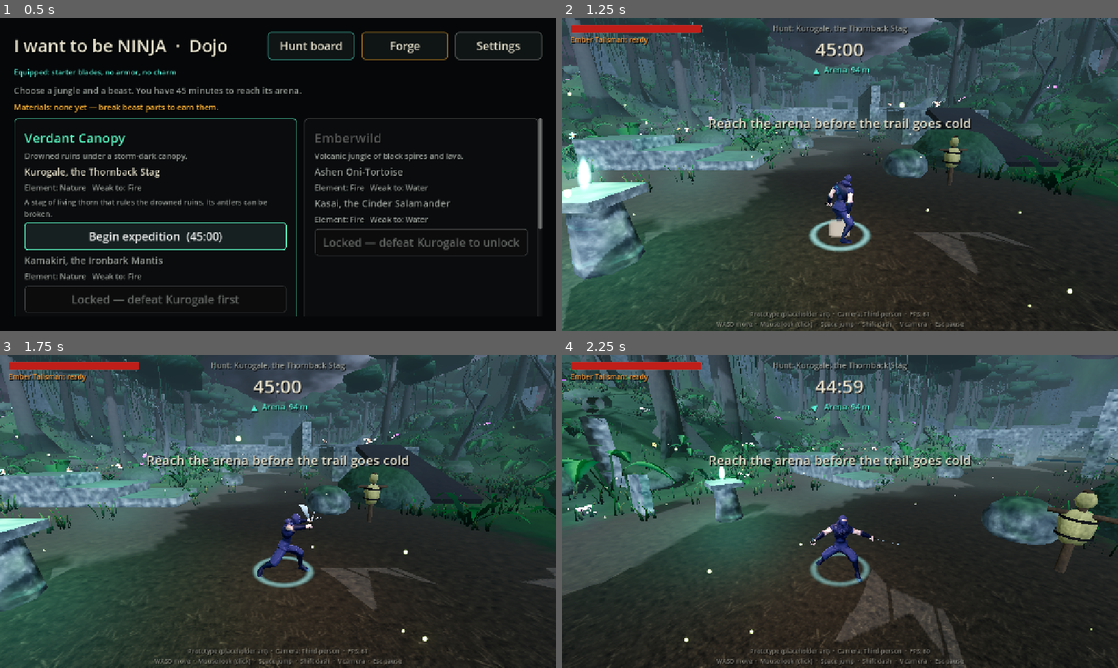
Above: before the commit, frames 1-4 (two rows, left to right).
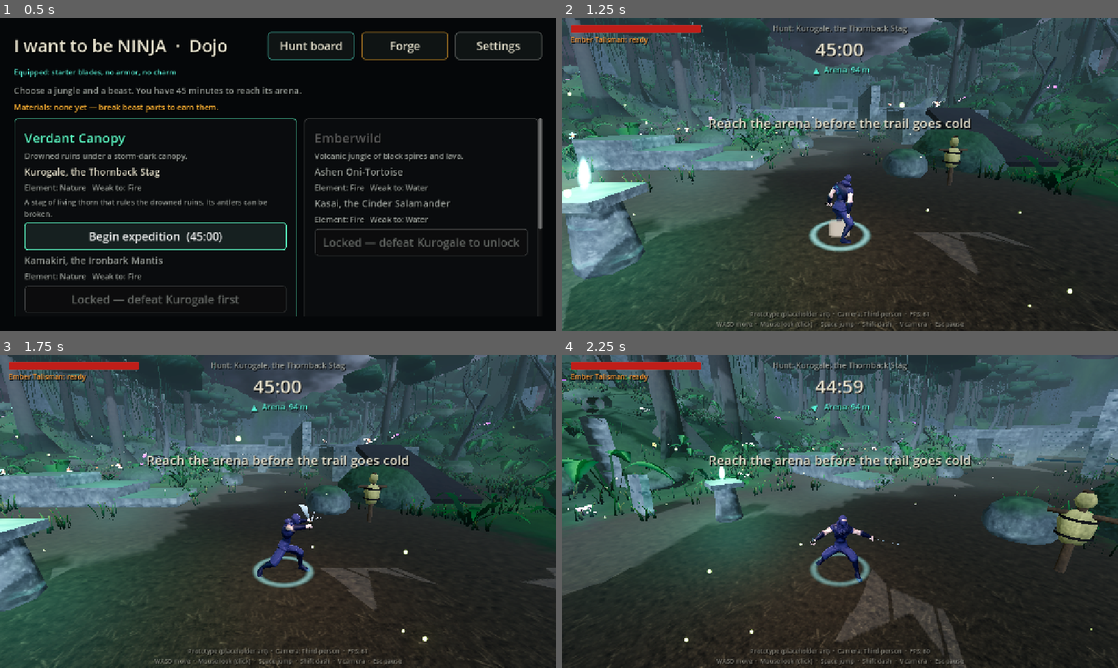
Above: after the commit, the same moments.

Repository: sk33b33/I-Want-To-Be-NINJA-
Game: Godot game, scene res://scenes/ui/hunt_board.tscn
The game is run twice, just before and just after one commit, with the same random seed, the same clock (stepped at 60 frames per second) and the same inputs.
Inputs (mouse positions are in pixels of both pictures, inside the frame that each line leads up to):
- Up to frame 1 (0.5 s): no input
- Up to frame 2 (1.25 s): click "Begin expedition (45:00)" at 0.5 s
- Up to frame 3 (1.75 s): tap Enter at 1.25 s; move the mouse to (400, 495) at 1.27 s; hold D (move_right) from 1.28 s (still down); hold Right mouse button (attack_heavy) from 1.28 s (still down); click (400, 495) at 1.42 s; tap Space (jump) at 1.52 s
- Up to frame 4 (2.25 s): tap Space (jump) at 1.82 s; move the mouse to (812, 511) at 2.02 s; release D (move_right) at 2.03 s; release Right mouse button (attack_heavy) at 2.03 s; hold W (move_forward) from 2.03 s (still down); click (812, 511) at 2.1 s

Frame 1 is identical in both runs. In frame 2, 0.7% of the frame differs, in the area x 1-75%, y 29-83%; in frame 3, 0.5%; in frame 4, 0.3%.

Commit message:
Art pass stage 1: tone down old noise on textured stone/basalt; docs
Co-Authored-By: Claude Opus 5.5 <noreply@anthropic.com>
Claude-Session: https://claude.ai/code/session_01TQhzMRe1gkhg9DeemaJmiZ

Diff:
--- a/project/data/materials/bark_vertex.tres
+++ b/project/data/materials/bark_vertex.tres
@@ -10,6 +10,7 @@
 shader_parameter/tt_tex = ExtResource("3_je53v")
 shader_parameter/tt_nrm = ExtResource("2_lgsx2")
 shader_parameter/tt_tile = 1.6
+shader_parameter/noise_amount = null
 shader_parameter/tt_strength = 0.8
 shader_parameter/tt_normal_strength = null
 shader_parameter/base_color = Color(1, 1, 1, 1)
--- a/project/data/materials/basalt.tres
+++ b/project/data/materials/basalt.tres
@@ -10,8 +10,9 @@
 shader = ExtResource("1_jbjtk")
 shader_parameter/tt_tex = ExtResource("4_uen2f")
 shader_parameter/tt_nrm = ExtResource("3_wms16")
-shader_parameter/tt_tile = null
-shader_parameter/tt_strength = null
+shader_parameter/tt_tile = 5.0
+shader_parameter/noise_amount = 0.3
+shader_parameter/tt_strength = 1.0
 shader_parameter/tt_normal_strength = null
 shader_parameter/detail_noise = ExtResource("2_d0u68")
 shader_parameter/rock_light = null
--- a/project/data/materials/basalt_climb.tres
+++ b/project/data/materials/basalt_climb.tres
@@ -10,8 +10,9 @@
 shader = ExtResource("1_c1lnh")
 shader_parameter/tt_tex = ExtResource("4_k040m")
 shader_parameter/tt_nrm = ExtResource("3_f7dmb")
-shader_parameter/tt_tile = null
-shader_parameter/tt_strength = null
+shader_parameter/tt_tile = 5.0
+shader_parameter/noise_amount = 0.3
+shader_parameter/tt_strength = 1.0
 shader_parameter/tt_normal_strength = null
 shader_parameter/detail_noise = ExtResource("2_lwmty")
 shader_parameter/rock_light = null
--- a/project/data/materials/climb_stone.tres
+++ b/project/data/materials/climb_stone.tres
@@ -11,7 +11,8 @@
 shader_parameter/tt_tex = ExtResource("4_4yhhs")
 shader_parameter/tt_nrm = ExtResource("3_hk3e7")
 shader_parameter/tt_tile = 4.0
-shader_parameter/tt_strength = 0.55
+shader_parameter/noise_amount = 0.25
+shader_parameter/tt_strength = 0.7
 shader_parameter/tt_normal_strength = 0.6
 shader_parameter/detail_noise = ExtResource("2_c7xo3")
 shader_parameter/stone_light = null
--- a/project/data/materials/crag_stone.tres
+++ b/project/data/materials/crag_stone.tres
@@ -11,7 +11,8 @@
 shader_parameter/tt_tex = ExtResource("4_3b82f")
 shader_parameter/tt_nrm = ExtResource("3_w2hn6")
 shader_parameter/tt_tile = 4.0
-shader_parameter/tt_strength = 0.55
+shader_parameter/noise_amount = 0.25
+shader_parameter/tt_strength = 0.7
 shader_parameter/tt_normal_strength = 0.6
 shader_parameter/detail_noise = ExtResource("2_bjkrj")
 shader_parameter/stone_light = Color(0.3, 0.32, 0.36, 1)
--- a/project/data/materials/dark_wood.tres
+++ b/project/data/materials/dark_wood.tres
@@ -10,6 +10,7 @@
 shader_parameter/tt_tex = ExtResource("3_44ost")
 shader_parameter/tt_nrm = ExtResource("2_mqd85")
 shader_parameter/tt_tile = 1.6
+shader_parameter/noise_amount = null
 shader_parameter/tt_strength = 0.8
 shader_parameter/tt_normal_strength = null
 shader_parameter/base_color = Color(0.11, 0.075, 0.05, 1)
--- a/project/data/materials/gate_stone.tres
+++ b/project/data/materials/gate_stone.tres
@@ -11,7 +11,8 @@
 shader_parameter/tt_tex = ExtResource("4_pu1bu")
 shader_parameter/tt_nrm = ExtResource("3_ouvso")
 shader_parameter/tt_tile = 4.0
-shader_parameter/tt_strength = 0.55
+shader_parameter/noise_amount = 0.25
+shader_parameter/tt_strength = 0.7
 shader_parameter/tt_normal_strength = 0.6
 shader_parameter/detail_noise = ExtResource("2_uxcbn")
 shader_parameter/stone_light = null
--- a/project/data/materials/reed.tres
+++ b/project/data/materials/reed.tres
@@ -11,6 +11,7 @@
 shader_parameter/tt_tex = ExtResource("4_q0lda")
 shader_parameter/tt_nrm = ExtResource("3_xkbfl")
 shader_parameter/tt_tile = 1.2
+shader_parameter/noise_amount = null
 shader_parameter/tt_strength = null
 shader_parameter/tt_normal_strength = null
 shader_parameter/detail_noise = ExtResource("2_58wmi")
--- a/project/data/materials/rock_vertex.tres
+++ b/project/data/materials/rock_vertex.tres
@@ -10,6 +10,7 @@
 shader_parameter/tt_tex = ExtResource("3_hjrhs")
 shader_parameter/tt_nrm = ExtResource("2_wr4am")
 shader_parameter/tt_tile = 3.0
+shader_parameter/noise_amount = null
 shader_parameter/tt_strength = 0.8
 shader_parameter/tt_normal_strength = null
 shader_parameter/base_color = Color(1, 1, 1, 1)
--- a/project/data/materials/stone.tres
+++ b/project/data/materials/stone.tres
@@ -11,7 +11,8 @@
 shader_parameter/tt_tex = ExtResource("4_yunln")
 shader_parameter/tt_nrm = ExtResource("3_pqkft")
 shader_parameter/tt_tile = 4.0
-shader_parameter/tt_strength = 0.55
+shader_parameter/noise_amount = 0.25
+shader_parameter/tt_strength = 0.7
 shader_parameter/tt_normal_strength = 0.6
 shader_parameter/detail_noise = ExtResource("2_1s5yw")
 shader_parameter/stone_light = null
--- a/project/data/materials/wet_stone.tres
+++ b/project/data/materials/wet_stone.tres
@@ -11,7 +11,8 @@
 shader_parameter/tt_tex = ExtResource("4_qvo1s")
 shader_parameter/tt_nrm = ExtResource("3_276sq")
 shader_parameter/tt_tile = 4.0
-shader_parameter/tt_strength = 0.55
+shader_parameter/noise_amount = 0.25
+shader_parameter/tt_strength = 0.7
 shader_parameter/tt_normal_strength = 0.6
 shader_parameter/detail_noise = ExtResource("2_a42j5")
 shader_parameter/stone_light = Color(0.24, 0.27, 0.32, 1)
--- a/project/scripts/world/cc0_surfaces.gd
+++ b/project/scripts/world/cc0_surfaces.gd
@@ -24,7 +24,8 @@
 
 ## Per-shader / per-material tuning (material file name wins over shader name).
 const TUNING := {
-	"stone": {"tt_tile": 4.0, "tt_strength": 0.55, "tt_normal_strength": 0.6, "seams": 0.0},
+	"stone": {"tt_tile": 4.0, "tt_strength": 0.7, "tt_normal_strength": 0.6, "seams": 0.0, "noise_amount": 0.25},
+	"basalt": {"tt_tile": 5.0, "tt_strength": 1.0, "noise_amount": 0.3},
 	"bark_vertex": {"tt_tile": 1.6, "tt_strength": 0.8},
 	"dark_wood": {"tt_tile": 1.6, "tt_strength": 0.8},
 	"reed": {"tt_tile": 1.2},
--- a/project/shaders/basalt.gdshader
+++ b/project/shaders/basalt.gdshader
@@ -27,7 +27,7 @@
 			+ texture(detail_noise, world_pos.xz * scale).r * w.y
 			+ texture(detail_noise, world_pos.xy * scale).r * w.z;
 	float vein = smoothstep(0.03, 0.0, abs(n - 0.52));
-	vec3 col = mix(rock_dark, rock_light, smoothstep(0.3, 0.8, n)) * tt_detail(world_pos, w);
+	vec3 col = mix(rock_dark, rock_light, mix(0.5, smoothstep(0.3, 0.8, n), noise_amount)) * tt_detail(world_pos, w);
 	ALBEDO = col * (1.0 - vein * 0.5);
 	ROUGHNESS = 0.95;
 	if (detail_normals) {
--- a/project/shaders/stone.gdshader
+++ b/project/shaders/stone.gdshader
@@ -31,12 +31,12 @@
 			+ texture(detail_noise, world_pos.xz * scale).r * w.y
 			+ texture(detail_noise, world_pos.xy * scale).r * w.z;
 	float big = texture(detail_noise, world_pos.xz * scale * 0.15 + world_pos.y * 0.05).r;
-	vec3 col = mix(stone_dark, stone_light, n) * tt_detail(world_pos, w);
+	vec3 col = mix(stone_dark, stone_light, mix(0.45, n, noise_amount)) * tt_detail(world_pos, w);
 	// Block seams (the CC0 stone-block texture has its own, so only without one).
 	float seam = smoothstep(0.03, 0.0, abs(fract(world_pos.y * 0.9) - 0.5) - 0.47) * seams;
 	col *= 1.0 - seam * 0.5;
 	float moss_w = smoothstep(0.35, 0.85, world_normal.y + big * 0.6 - 0.3) * moss_amount;
-	moss_w = max(moss_w, smoothstep(0.65, 0.9, big) * moss_amount * 0.7);
+	moss_w = max(moss_w, smoothstep(0.65, 0.9, big) * moss_amount * 0.7 * noise_amount);
 	col = mix(col, moss * (0.6 + n * 0.8), moss_w);
 	if (climb_marks > 0.0) {
 		// Staggered handhold notches on vertical faces only.
Not shown, changed: project/shaders/include/textured_triplanar.gdshaderinc
Not shown, added: project/shaders/painted.gdshader.uid
Not shown, added: project/tests/art_test.gd.uid
Not shown, changed: CLAUDE.md
Not shown, changed: docs/CHANGELOG.md
